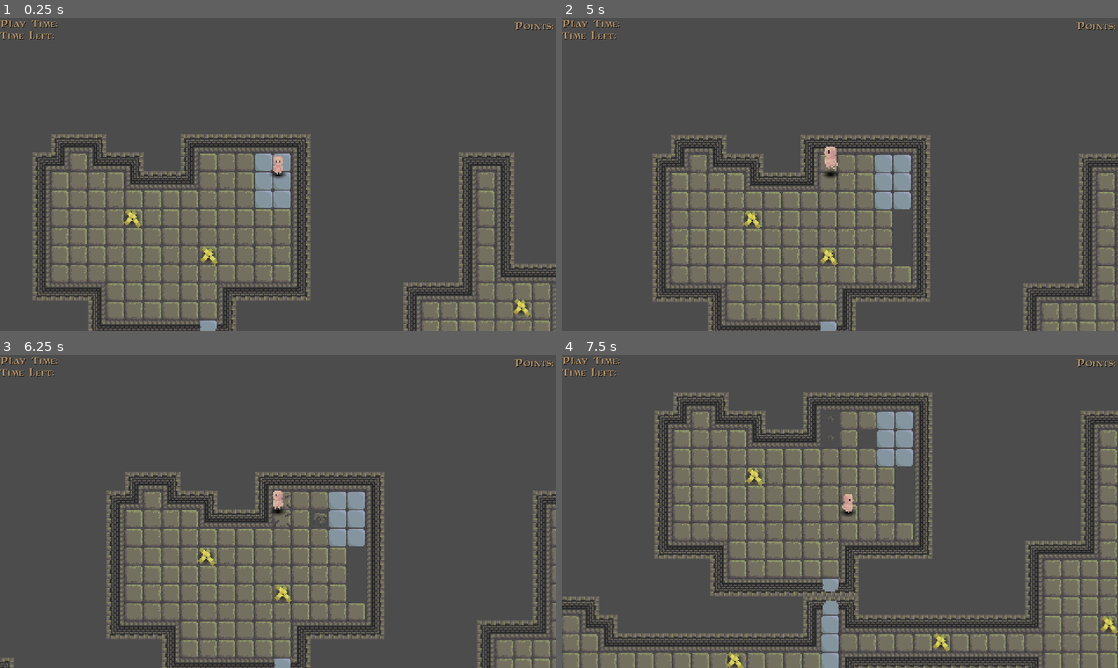
Above: before the commit, frames 1-4 (two rows, left to right).
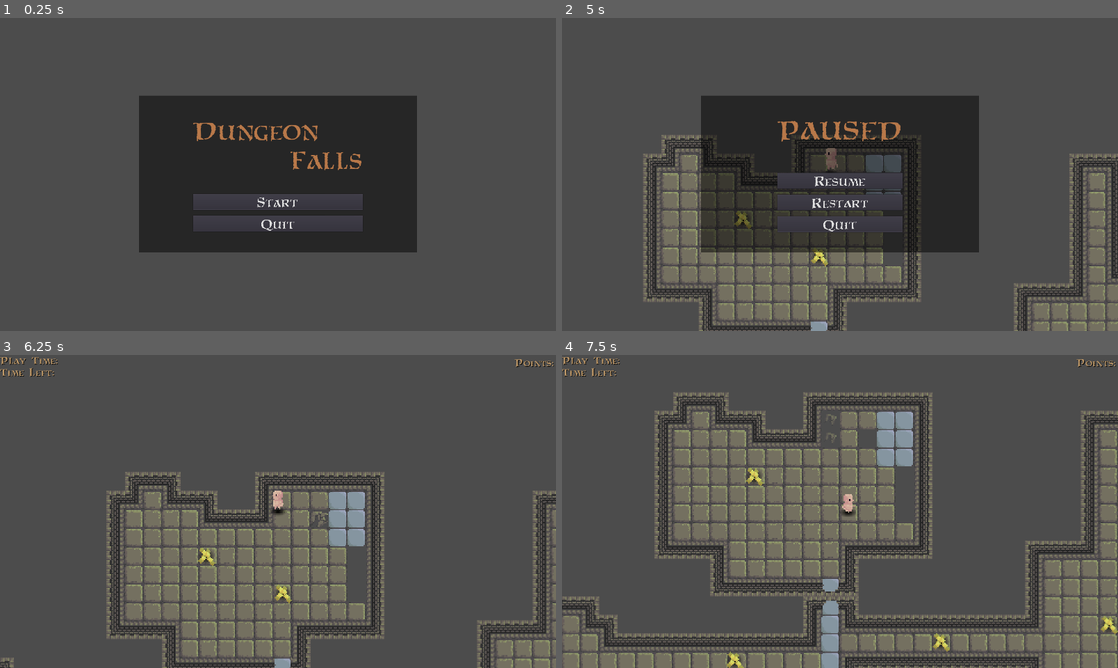
Above: after the commit, the same moments.

Repository: ObsidianBlk/DungeonFall
Game: Godot game, scene res://World.tscn
Two runs of this game, one before a commit and one after it. Both use one fixed random seed, a clock stepped at 60 frames per second and the inputs below.
Inputs (mouse positions are in pixels of both pictures, inside the frame that each line leads up to):
- Up to frame 1 (0.25 s): no input
- Up to frame 2 (5 s): click (840, 202) at 0.5 s, where only the run after the commit has a clickable "Start"; tap Enter at 1.25 s; hold D (move_right) 1.28-2.03 s; hold Ctrl 1.28-2.03 s; tap Space (jump) at 1.52, 2.27, 3.5, 3.77, 4.52 s; hold S (move_down) 2.03-2.78 s; tap Shift at 2.1 s; hold D (move_right) 2.78-3.53 s; hold R 2.78-3.53 s; hold W (move_up) 3.53-4.28 s; tap Ctrl at 3.6 s; hold A (move_left) from 4.28 s (still down); hold Shift from 4.28 s (still down); tap Escape (ui_cancel) at 4.9 s
- Up to frame 3 (6.25 s): release A (move_left) at 5 s; release Shift at 5 s; click (278, 517) at 5 s, where only the run after the commit has a clickable "Resume"; hold A (move_left) from 5.78 s (still down); tap R at 5.85 s; tap Space (jump) at 6.02 s
- Up to frame 4 (7.5 s): release A (move_left) at 6.53 s; hold S (move_down) 6.53-7.28 s; hold Ctrl 6.53-7.28 s; hold D (move_right) from 7.28 s (still down); tap Shift at 7.35 s

The runs differ from the first frame. In frame 1, 41% of the frame differs, in the area x 0-100%, y 0-100%; in frame 2, 31%; in frame 3, less than 0.1%; in frame 4, less than 0.1%.

Commit message:
Added Main Menu as well as a Pause Menu to the game.

Diff:
--- a/World.tscn
+++ b/World.tscn
@@ -51,11 +51,28 @@
 size = 32
 font_data = SubResource( 11 )
 
+[sub_resource type="DynamicFontData" id=13]
+font_path = "res://assets/fonts/SATAM___.TTF"
+
+[sub_resource type="DynamicFont" id=14]
+size = 96
+use_mipmaps = true
+use_filter = true
+font_data = SubResource( 13 )
+
+[sub_resource type="DynamicFontData" id=15]
+font_path = "res://assets/fonts/SATAM___.TTF"
+
+[sub_resource type="DynamicFont" id=16]
+size = 48
+font_data = SubResource( 15 )
+
 [node name="World" type="Node2D"]
 pause_mode = 2
 script = ExtResource( 4 )
 
 [node name="Perma_Objects" type="Node2D" parent="."]
+pause_mode = 1
 visible = false
 
 [node name="Player" parent="Perma_Objects" instance=ExtResource( 2 )]
@@ -99,8 +116,10 @@
 }
 
 [node name="Game" type="Control" parent="CanvasLayer/UI"]
-anchor_right = 1.0
-anchor_bottom = 1.0
+visible = false
+anchor_right = 1.0
+anchor_bottom = 1.0
+script = ExtResource( 6 )
 __meta__ = {
 "_edit_use_anchors_": false
 }
@@ -203,7 +222,7 @@
 custom_colors/font_color = Color( 0.67451, 0.67451, 0.67451, 1 )
 text = "0"
 
-[node name="Level Transition" type="Control" parent="CanvasLayer/UI"]
+[node name="LevelTransition" type="Control" parent="CanvasLayer/UI"]
 visible = false
 anchor_right = 1.0
 anchor_bottom = 1.0
@@ -212,7 +231,7 @@
 "_edit_use_anchors_": false
 }
 
-[node name="ColorRect" type="ColorRect" parent="CanvasLayer/UI/Level Transition"]
+[node name="ColorRect" type="ColorRect" parent="CanvasLayer/UI/LevelTransition"]
 anchor_top = 0.5
 anchor_right = 1.0
 anchor_bottom = 0.5
@@ -224,7 +243,7 @@
 "_edit_use_anchors_": false
 }
 
-[node name="CenterContainer" type="CenterContainer" parent="CanvasLayer/UI/Level Transition"]
+[node name="CenterContainer" type="CenterContainer" parent="CanvasLayer/UI/LevelTransition"]
 anchor_right = 1.0
 anchor_bottom = 1.0
 margin_top = -2.24493
@@ -233,28 +252,28 @@
 "_edit_use_anchors_": false
 }
 
-[node name="Info" type="VBoxContainer" parent="CanvasLayer/UI/Level Transition/CenterContainer"]
+[node name="Info" type="VBoxContainer" parent="CanvasLayer/UI/LevelTransition/CenterContainer"]
 margin_left = 469.0
 margin_top = 423.0
 margin_right = 1451.0
 margin_bottom = 657.0
 
-[node name="Label" type="Label" parent="CanvasLayer/UI/Level Transition/CenterContainer/Info"]
+[node name="Label" type="Label" parent="CanvasLayer/UI/LevelTransition/CenterContainer/Info"]
 margin_right = 982.0
 margin_bottom = 73.0
 custom_fonts/font = SubResource( 6 )
 custom_colors/font_color = Color( 0.752941, 0.760784, 0.635294, 1 )
 text = "You have found the exit!"
 
-[node name="CompTime" type="HBoxContainer" parent="CanvasLayer/UI/Level Transition/CenterContainer/Info"]
+[node name="CompTime" type="HBoxContainer" parent="CanvasLayer/UI/LevelTransition/CenterContainer/Info"]
 margin_top = 77.0
 margin_right = 982.0
 margin_bottom = 132.0
 script = ExtResource( 1 )
 signal_name = "play_time_changed"
-value_label_node_path = NodePath("Time")
-
-[node name="Label" type="Label" parent="CanvasLayer/UI/Level Transition/CenterContainer/Info/CompTime"]
+value_label_node_path = NodePath("../../../../LevelTransition/CenterContainer/Info/CompTime/Time")
+
+[node name="Label" type="Label" parent="CanvasLayer/UI/LevelTransition/CenterContainer/Info/CompTime"]
 margin_top = 8.0
 margin_right = 328.0
 margin_bottom = 47.0
@@ -262,22 +281,22 @@
 custom_colors/font_color = Color( 0.752941, 0.760784, 0.635294, 1 )
 text = "Completed Time:"
 
-[node name="Time" type="Label" parent="CanvasLayer/UI/Level Transition/CenterContainer/Info/CompTime"]
+[node name="Time" type="Label" parent="CanvasLayer/UI/LevelTransition/CenterContainer/Info/CompTime"]
 margin_left = 332.0
 margin_right = 416.0
 margin_bottom = 55.0
 custom_fonts/font = SubResource( 10 )
 text = "0.00"
 
-[node name="CompPoints" type="HBoxContainer" parent="CanvasLayer/UI/Level Transition/CenterContainer/Info"]
+[node name="CompPoints" type="HBoxContainer" parent="CanvasLayer/UI/LevelTransition/CenterContainer/Info"]
 margin_top = 136.0
 margin_right = 982.0
 margin_bottom = 191.0
 script = ExtResource( 1 )
 signal_name = "points_value_changed"
-value_label_node_path = NodePath("Points")
-
-[node name="Label" type="Label" parent="CanvasLayer/UI/Level Transition/CenterContainer/Info/CompPoints"]
+value_label_node_path = NodePath("../../../../LevelTransition/CenterContainer/Info/CompPoints/Points")
+
+[node name="Label" type="Label" parent="CanvasLayer/UI/LevelTransition/CenterContainer/Info/CompPoints"]
 margin_top = 8.0
 margin_right = 273.0
 margin_bottom = 47.0
@@ -285,14 +304,14 @@
 custom_colors/font_color = Color( 0.752941, 0.760784, 0.635294, 1 )
 text = "Total Points:"
 
-[node name="Points" type="Label" parent="CanvasLayer/UI/Level Transition/CenterContainer/Info/CompPoints"]
+[node name="Points" type="Label" parent="CanvasLayer/UI/LevelTransition/CenterContainer/Info/CompPoints"]
 margin_left = 277.0
 margin_right = 301.0
 margin_bottom = 55.0
 custom_fonts/font = SubResource( 10 )
 text = "0"
 
-[node name="BTN_NextLevel" type="Button" parent="CanvasLayer/UI/Level Transition/CenterContainer/Info"]
+[node name="BTN_NextLevel" type="Button" parent="CanvasLayer/UI/LevelTransition/CenterContainer/Info"]
 margin_top = 195.0
 margin_right = 982.0
 margin_bottom = 234.0
@@ -303,6 +322,145 @@
 visible = false
 anchor_right = 1.0
 anchor_bottom = 1.0
+margin_top = -1.7818
+margin_bottom = -1.78174
+script = ExtResource( 6 )
+__meta__ = {
+"_edit_use_anchors_": false
+}
+
+[node name="ColorRect" type="ColorRect" parent="CanvasLayer/UI/MainMenu"]
+margin_left = 480.0
+margin_top = 270.0
+margin_right = 1440.0
+margin_bottom = 810.0
+color = Color( 0, 0, 0, 0.501961 )
+__meta__ = {
+"_edit_use_anchors_": false
+}
+
+[node name="CenterContainer" type="CenterContainer" parent="CanvasLayer/UI/MainMenu"]
+anchor_right = 1.0
+anchor_bottom = 1.0
+__meta__ = {
+"_edit_use_anchors_": false
+}
+
+[node name="VBoxContainer" type="VBoxContainer" parent="CanvasLayer/UI/MainMenu/CenterContainer"]
+margin_left = 667.0
+margin_top = 340.0
+margin_right = 1253.0
+margin_bottom = 739.0
+custom_constants/separation = 72
+
+[node name="Title" type="Label" parent="CanvasLayer/UI/MainMenu/CenterContainer/VBoxContainer"]
+margin_right = 586.0
+margin_bottom = 197.0
+custom_fonts/font = SubResource( 14 )
+custom_colors/font_color = Color( 0.72549, 0.47451, 0.290196, 1 )
+text = "Dungeon
+       Falls"
+__meta__ = {
+"_edit_use_anchors_": false
+}
+
+[node name="MMOptions" type="VBoxContainer" parent="CanvasLayer/UI/MainMenu/CenterContainer/VBoxContainer"]
+margin_top = 269.0
+margin_right = 586.0
+margin_bottom = 399.0
+custom_constants/separation = 20
+
+[node name="BTN_Start" type="Button" parent="CanvasLayer/UI/MainMenu/CenterContainer/VBoxContainer/MMOptions"]
+margin_right = 586.0
+margin_bottom = 55.0
+custom_fonts/font = SubResource( 16 )
+text = "Start"
+
+[node name="BTN_Quit" type="Button" parent="CanvasLayer/UI/MainMenu/CenterContainer/VBoxContainer/MMOptions"]
+margin_top = 75.0
+margin_right = 586.0
+margin_bottom = 130.0
+custom_fonts/font = SubResource( 16 )
+text = "Quit"
+
+[node name="PauseMenu" type="Control" parent="CanvasLayer/UI"]
+anchor_right = 1.0
+anchor_bottom = 1.0
+margin_top = -1.7818
+margin_bottom = -1.78174
+script = ExtResource( 6 )
+__meta__ = {
+"_edit_use_anchors_": false
+}
+
+[node name="ColorRect" type="ColorRect" parent="CanvasLayer/UI/PauseMenu"]
+margin_left = 480.0
+margin_top = 270.0
+margin_right = 1440.0
+margin_bottom = 810.0
+color = Color( 0, 0, 0, 0.501961 )
+__meta__ = {
+"_edit_use_anchors_": false
+}
+
+[node name="CenterContainer" type="CenterContainer" parent="CanvasLayer/UI/PauseMenu"]
+anchor_right = 1.0
+anchor_bottom = 1.0
+__meta__ = {
+"_edit_use_anchors_": false
+}
+
+[node name="VBoxContainer" type="VBoxContainer" parent="CanvasLayer/UI/PauseMenu/CenterContainer"]
+margin_left = 744.0
+margin_top = 339.0
+margin_right = 1176.0
+margin_bottom = 741.0
+custom_constants/separation = 0
+
+[node name="Title" type="Label" parent="CanvasLayer/UI/PauseMenu/CenterContainer/VBoxContainer"]
+margin_right = 432.0
+margin_bottom = 197.0
+custom_fonts/font = SubResource( 14 )
+custom_colors/font_color = Color( 0.72549, 0.47451, 0.290196, 1 )
+text = "PAUSED
+"
+__meta__ = {
+"_edit_use_anchors_": false
+}
+
+[node name="MMOptions" type="VBoxContainer" parent="CanvasLayer/UI/PauseMenu/CenterContainer/VBoxContainer"]
+margin_top = 197.0
+margin_right = 432.0
+margin_bottom = 402.0
+custom_constants/separation = 20
+
+[node name="BTN_Resume" type="Button" parent="CanvasLayer/UI/PauseMenu/CenterContainer/VBoxContainer/MMOptions"]
+margin_right = 432.0
+margin_bottom = 55.0
+custom_fonts/font = SubResource( 16 )
+text = "Resume"
+
+[node name="BTN_Restart" type="Button" parent="CanvasLayer/UI/PauseMenu/CenterContainer/VBoxContainer/MMOptions"]
+margin_top = 75.0
+margin_right = 432.0
+margin_bottom = 130.0
+custom_fonts/font = SubResource( 16 )
+text = "Restart"
+
+[node name="BTN_Quit" type="Button" parent="CanvasLayer/UI/PauseMenu/CenterContainer/VBoxContainer/MMOptions"]
+margin_top = 150.0
+margin_right = 432.0
+margin_bottom = 205.0
+custom_fonts/font = SubResource( 16 )
+text = "Quit"
 [connection signal="dead" from="Perma_Objects/Player" to="." method="_on_player_death"]
-[connection signal="pressed" from="CanvasLayer/UI/Level Transition/CenterContainer/Info/BTN_NextLevel" to="." method="_on_continue_to_level"]
-[connection signal="pressed" from="CanvasLayer/UI/Level Transition/CenterContainer/Info/BTN_NextLevel" to="CanvasLayer/UI/Level Transition" method="_on_change_visible" binds= [ false ]]
+[connection signal="pressed" from="CanvasLayer/UI/LevelTransition/CenterContainer/Info/BTN_NextLevel" to="." method="_on_continue_to_level"]
+[connection signal="pressed" from="CanvasLayer/UI/LevelTransition/CenterContainer/Info/BTN_NextLevel" to="CanvasLayer/UI/LevelTransition" method="_on_change_visible" binds= [ false ]]
+[connection signal="pressed" from="CanvasLayer/UI/MainMenu/CenterContainer/VBoxContainer/MMOptions/BTN_Start" to="." method="_on_start"]
+[connection signal="pressed" from="CanvasLayer/UI/MainMenu/CenterContainer/VBoxContainer/MMOptions/BTN_Start" to="CanvasLayer/UI/MainMenu" method="_on_change_visible" binds= [ false ]]
+[connection signal="pressed" from="CanvasLayer/UI/MainMenu/CenterContainer/VBoxContainer/MMOptions/BTN_Quit" to="." method="_on_quit"]
+[connection signal="pressed" from="CanvasLayer/UI/PauseMenu/CenterContainer/VBoxContainer/MMOptions/BTN_Resume" to="." method="_on_game_resume"]
+[connection signal="pressed" from="CanvasLayer/UI/PauseMenu/CenterContainer/VBoxContainer/MMOptions/BTN_Resume" to="CanvasLayer/UI/PauseMenu" method="_on_change_visible" binds= [ false ]]
+[connection signal="pressed" from="CanvasLayer/UI/PauseMenu/CenterContainer/VBoxContainer/MMOptions/BTN_Restart" to="." method="_on_start"]
+[connection signal="pressed" from="CanvasLayer/UI/PauseMenu/CenterContainer/VBoxContainer/MMOptions/BTN_Restart" to="CanvasLayer/UI/PauseMenu" method="_on_change_visible" binds= [ false ]]
+[connection signal="pressed" from="CanvasLayer/UI/PauseMenu/CenterContainer/VBoxContainer/MMOptions/BTN_Quit" to="." method="_on_quit"]
--- a/levels/Test2_Level.tscn
+++ b/levels/Test2_Level.tscn
@@ -10,6 +10,7 @@
 [node name="Test2_Level" type="Node2D"]
 script = ExtResource( 1 )
 level_name = "Test2"
+is_last_level = true
 next_level_path = "res://levels/test_level/Test_Level.tscn"
 map_node_path = NodePath("Map")
 player_container_node_path = NodePath("Player Container")
--- a/objects/player/Player.gd
+++ b/objects/player/Player.gd
@@ -3,6 +3,7 @@
 
 
 signal dead
+signal request_game_pause
 
 const PIXELS_PER_UNIT = 16
 
@@ -181,3 +182,7 @@
 				_set_facing(ACTION.DOWN)
 			else:
 				_set_facing(ACTION.UP)
+
+
+func request_game_pause():
+	emit_signal("request_game_pause")
--- a/objects/player/Player.tscn
+++ b/objects/player/Player.tscn
@@ -401,7 +401,7 @@
 nodes/run_mult/position = Vector2( -400, -120 )
 nodes/state/node = SubResource( 23 )
 nodes/state/position = Vector2( 120, 160 )
-node_connections = [ "idle", 0, "Animation", "idle", 1, "Ani …(187 unchanged characters)… Animation 6", "air", 3, "Animation 7", "moving", 0, "run_mult", "moving", 1, "idle", "run_mult", 0, "Animation 3" ]
+node_connections = [ "idle", 0, "Animation", "idle", 1, "Ani …(187 unchanged characters)… Animation 6", "air", 3, "Animation 7", "run_mult", 0, "Animation 3", "moving", 0, "run_mult", "moving", 1, "idle" ]
 
 [node name="Player" type="KinematicBody2D"]
 collision_layer = 256
--- a/objects/player/states/move.gd
+++ b/objects/player/states/move.gd
@@ -1,4 +1,4 @@
-extends "res://scripts/FSM/State.gd"
+extends "res://objects/player/states/state.gd"
 
 
 var jumping = false
@@ -33,6 +33,7 @@
 			host.jump()
 			emit_signal("finished", "air")
 			return
+	.handle_input(event)
 
 
 func handle_physics(delta):
--- /dev/null
+++ b/objects/player/states/state.gd
@@ -0,0 +1,7 @@
+extends "res://scripts/FSM/State.gd"
+
+
+func handle_input(event):
+	if event.is_action_pressed("ui_cancel"):
+		host.request_game_pause()
+		get_tree().set_input_as_handled()
--- a/scripts/DFLevel.gd
+++ b/scripts/DFLevel.gd
@@ -2,6 +2,7 @@
 #class_name DFLevel
 
 
+signal end_of_run
 signal level_exit(next_level_info)
 signal play_timer_changed(tim_val)
 signal level_timer_changed(time_val)
@@ -11,6 +12,7 @@
 export var level_name : String = "Level"
 export var level_max_timer : float = 0.0
 export var level_timer_autostart : bool = true
+export var is_last_level : bool = false
 export var next_level_path : String = ""
 export var next_level_proceedural : bool = false
 export var next_level_seed : int = 0
@@ -142,16 +144,20 @@
 
 
 func exit_level():
-	var level_seed = next_level_seed
-	if next_level_proceedural and next_level_seed_random:
-		level_seed = randi()
+	if is_last_level:
+		emit_signal("end_of_run")
+	else:
+		var level_seed = next_level_seed
+		if next_level_proceedural and next_level_seed_random:
+			level_seed = randi()
 
-	var info = {
-		"src": next_level_path,
-		"proceedural": next_level_proceedural,
-		"seed": level_seed
-	}
-	emit_signal("level_exit", info)
+		# TODO: Create singleton which will generate this object block from parameters.
+		var info = {
+			"src": next_level_path,
+			"proceedural": next_level_proceedural,
+			"seed": level_seed
+		}
+		emit_signal("level_exit", info)
 	set_physics_process(false)
 
 func _on_pickup():
--- a/scripts/UI/SimpleUI.gd
+++ b/scripts/UI/SimpleUI.gd
@@ -1,5 +1,13 @@
 extends Control
 
+func _ready():
+	var world = get_tree().get_root().get_node("World")
+	if world:
+		print("Connecting to world")
+		world.connect("request_ui_vis_change", self, "_on_change_visible")
+	else:
+		print("ERROR: Failed to find the World node!!")
 
-func _on_change_visible(e):
-	visible = (e == true)
+func _on_change_visible(e : bool, uiname : String = ""):
+	if uiname == "" or uiname == name:
+		visible = e
--- a/scripts/World.gd
+++ b/scripts/World.gd
@@ -1,6 +1,7 @@
 extends Node2D
 class_name DFWorld
 
+signal request_ui_vis_change(vis, uiname)
 signal points_value_changed(val)
 signal play_time_changed(val)
 signal level_time_changed(val)
@@ -9,6 +10,10 @@
 signal total_run_time(val)
 signal total_run_points(val)
 
+
+# TODO:
+# Setup an over-all game "state" system to determine what menu player is in or if they are actively in the game.
+var in_game_pause_state = false
 
 var TEST_LEVEL = "res://levels/test_level/Test_Level.tscn"
 var scene = null
@@ -21,7 +26,19 @@
 onready var gameview = $GameView/Port
 
 func _ready():
-	load_level(cur_level_info.src)
+	$Perma_Objects/Player.connect("request_game_pause", self, "_on_game_pause")
+	emit_signal("request_ui_vis_change", false, "Game")
+	emit_signal("request_ui_vis_change", false, "LevelTransition")
+	emit_signal("request_ui_vis_change", false, "PauseMenu")
+	emit_signal("request_ui_vis_change", true, "MainMenu")
+	get_tree().paused = true
+
+
+func _unhandled_input(event):
+	if in_game_pause_state == true:
+		if event.is_action_pressed("ui_cancel"):
+			print("Resuming")
+			_on_game_resume()
 
 
 func _store_run():
@@ -35,6 +52,7 @@
 
 func unload_level():
 	if level != null:
+		level.disconnect("end_of_run", self, "_on_end_of_run")
 		level.disconnect("level_exit", self, "_on_level_exit")
 		level.disconnect("point_update", self, "_on_point_update")
 		level.disconnect("play_timer_changed", self, "_on_play_timer_changed")
@@ -54,6 +72,7 @@
 
 		unload_level()
 		level = scene.instance()
+		level.connect("end_of_run", self, "_on_end_of_run")
 		level.connect("level_exit", self, "_on_level_exit")
 		level.connect("point_update", self, "_on_point_update")
 		level.connect("play_timer_changed", self, "_on_play_timer_changed")
@@ -71,6 +90,29 @@
 	return false
 
 
+func _on_start():
+	cur_level_info = {
+		"src": TEST_LEVEL,
+		"proceedural": false,
+		"seed": 0
+	}
+	run_results = []
+	_on_continue_to_level()
+
+
+func _on_game_pause():
+	print ("Pause requested")
+	emit_signal("request_ui_vis_change", false, "Game")
+	emit_signal("request_ui_vis_change", true, "PauseMenu")
+	get_tree().paused = true
+	in_game_pause_state = true
+
+func _on_game_resume():
+	emit_signal("request_ui_vis_change", true, "Game")
+	emit_signal("request_ui_vis_change", false, "PauseMenu")
+	get_tree().paused = false
+	in_game_pause_state = false
+
 func _on_point_update(points):
 	if cur_level_stats != null:
 		cur_level_stats.points = points
@@ -87,15 +129,25 @@
 func _on_level_exit(next_level_info):
 	# TODO: Handle proceedural levels when ready!
 	cur_level_info = next_level_info
-	$CanvasLayer/UI/Game.visible = false
-	$"CanvasLayer/UI/Level Transition".visible = true
+	emit_signal("request_ui_vis_change", false, "Game")
+	emit_signal("request_ui_vis_change", true, "LevelTransition")
+	#$CanvasLayer/UI/Game.visible = false
+	#$"CanvasLayer/UI/Level Transition".visible = true
 	get_tree().paused = true
 
+func _on_end_of_run():
+	get_tree().paused = true
+	emit_signal("request_ui_vis_change", false, "Game")
+	emit_signal("request_ui_vis_change", true, "MainMenu")
+
 func _on_continue_to_level(is_new_level : bool = true):
-	#$"CanvasLayer/UI/Level Transition".visible = false
-	$CanvasLayer/UI/Game.visible = true
-	get_tree().paused = false
-	load_level(cur_level_info.src, is_new_level)
+	if load_level(cur_level_info.src, is_new_level):
+		#$CanvasLayer/UI/Game.visible = true
+		emit_signal("request_ui_vis_change", true, "Game")
+		get_tree().paused = false
 
 func _on_player_death():
 	load_level(cur_level_info.src, false)
+
+func _on_quit():
+	get_tree().quit()
Not shown: 1 places in World.tscn that only renumber resources
